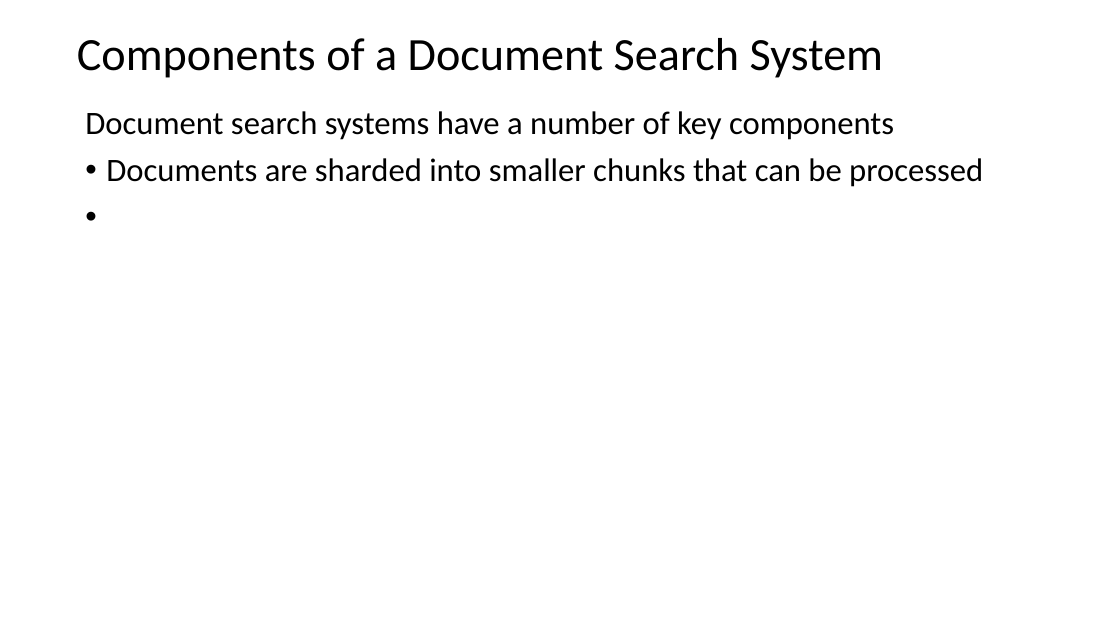
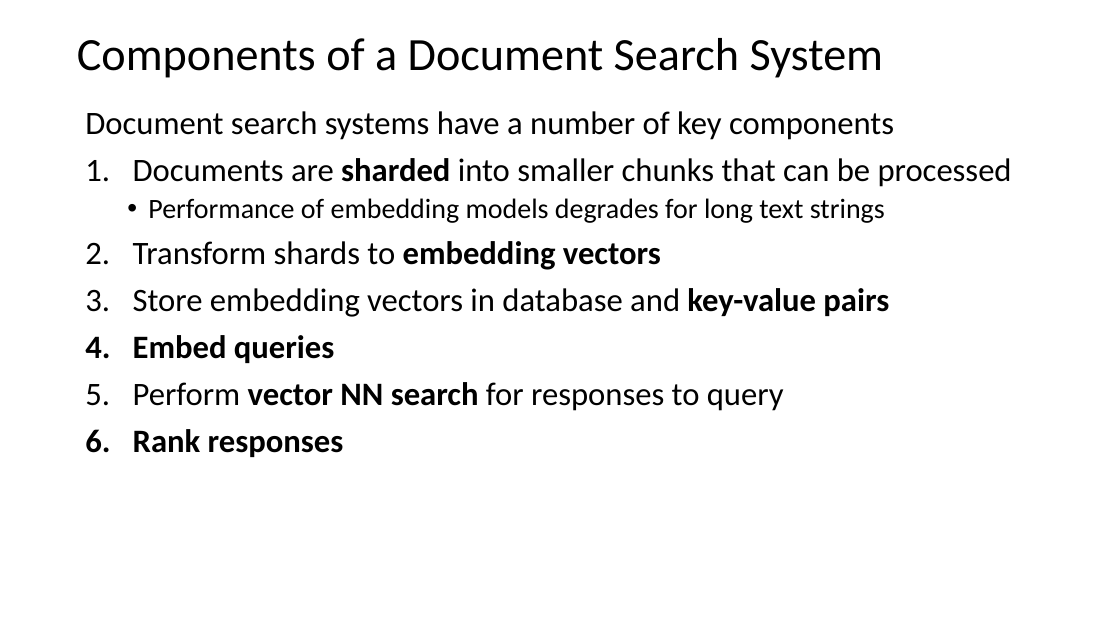
Before and after one commit to harelgabainew/school1, a slide deck: slide 9 of slides/7_DocumentWebSearching.pptx. Drawn at 1120x630 pixels with LibreOffice and Linux fonts; fonts in the diff are those of the drawing. Boxes give left, top, right and bottom in pixels: in the first picture for what was removed or moved away, otherwise in the second. Text is boxed around its words. In the diff, an @@ line names an element or a change of style, - is before the commit and + after.

Commit message:
Added slides on embeddings

```diff
--- a/slides/7_DocumentWebSearching.pptx
+++ b/slides/7_DocumentWebSearching.pptx
@@ text at (x1=133, y1=158, x2=1012, y2=187): bold on in "sharded"; bullet • to 1. @@
@@ text at (x1=133, y1=198, x2=889, y2=457): paragraphs added @@
+  • Performance of embedding models degrades for long text strings
+2. Transform shards to embedding vectors
+3. Store embedding vectors in database and key-value pairs
+4. Embed queries
+5. Perform vector NN search for responses to query
+6. Rank responses
```
Also in this commit, not shown: 2 other slides changed, 12 slides added, 1 slide removed.
